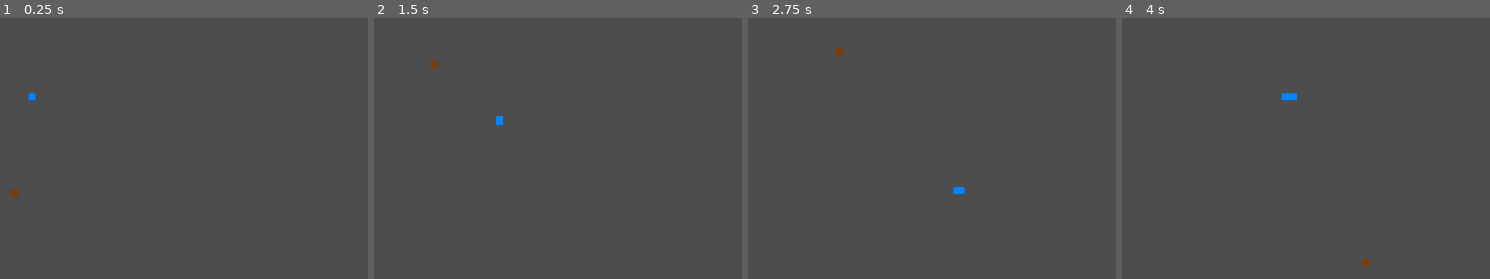
Above: before the commit, frames 1-4 (left to right).
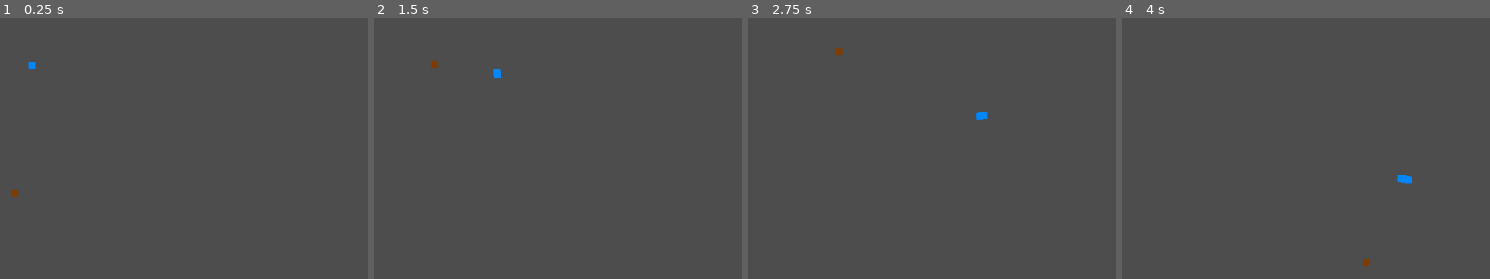
Above: after the commit, the same moments.

Repository: TDDavid/snake_the_game
Game: Godot game, scene res://SnakeGame.tscn
Two runs of this game, one before a commit and one after it. Both use one fixed random seed, a clock stepped at 60 frames per second and the inputs below.
Inputs (mouse positions are in pixels of both pictures, inside the frame that each line leads up to):
- Up to frame 1 (0.25 s): no input
- Up to frame 2 (1.5 s): tap Enter (ui_accept) at 0.5, 0.77 s; move the mouse to (outside the picture) at 0.52 s; hold Right (ui_right) 0.53-1.28 s; click (outside the picture) at 0.67 s; move the mouse to (543, 190) at 1.27 s; hold Down (ui_down) from 1.28 s (still down); click (543, 190) at 1.42 s
- Up to frame 3 (2.75 s): tap Enter (ui_accept) at 1.52 s; move the mouse to (outside the picture) at 2.02 s; release Down (ui_down) at 2.03 s; hold Right (ui_right) from 2.03 s (still down); click (outside the picture) at 2.17 s
- Up to frame 4 (4 s): move the mouse to (1409, 258) at 2.77 s; release Right (ui_right) at 2.78 s; hold Up (ui_up) 2.78-3.53 s; click (1409, 258) at 2.92 s; tap Enter (ui_accept) at 3.02, 3.77 s; move the mouse to (outside the picture) at 3.52 s; hold Left (ui_left) from 3.53 s (still down); click (outside the picture) at 3.67 s

The runs differ from the first frame. In frame 1, 0.1% of the frame differs, in the area x 7-10%, y 16-32%; in frame 2, 0.1%; in frame 3, 0.2%; in frame 4, 0.3%, in the area x 43-79%, y 28-64%.

Commit message:
Choose input type.

Diff:
--- a/SnakeGame.gd
+++ b/SnakeGame.gd
@@ -6,7 +6,8 @@
 var movement_direction = Vector2.UP
 var snakeBodyInstance = SnakeBody.instantiate()
 var foodInstance = Food.instantiate()
-
+var useMouseInput = false
+var useUiActionInput = false
 var snake_speed = 200
 
 func move_food():
@@ -34,9 +35,18 @@
 	update_position(delta)
 
 func handle_input():
-	movement_direction = Input.get_vector("ui_left", "ui_right", "ui_up", "ui_down")
-	movement_direction = movement_direction.normalized()
+	if Input.is_mouse_button_pressed(MOUSE_BUTTON_LEFT):
+		useUiActionInput = false
+		useMouseInput = true
+	elif Input.is_action_just_pressed("ui_up") or Input.is_action_just_pressed("ui_down") or Input.is_action_just_pressed("ui_left") or Input.is_action_just_pressed("ui_right"):
+		useUiActionInput = true
+		useMouseInput = false
 
+	if useMouseInput:
+		movement_direction = snakeBodyInstance.position.direction_to(get_global_mouse_position())
+	elif useUiActionInput:
+		movement_direction = Input.get_vector("ui_left", "ui_right", "ui_up", "ui_down")
+		movement_direction = movement_direction.normalized()
 
 	if Input.is_action_just_pressed("ui_accept"):
 		foodInstance.print_tree_pretty()
